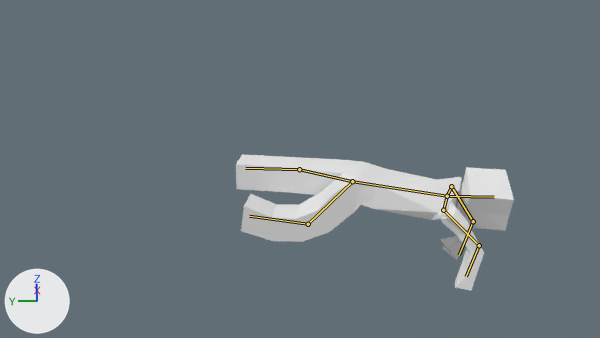
An edit to the Blender file game_rsrc/common/mesh/default_player.blend, drawn before and after from the same camera.
Before and after are seen from the file's camera 'Camera'. Lighting does not change. The marker at lower left points along +X, +Y and +Z. Both versions are drawn at frame 1 of the action 'PoseLib'; the numbers are the values there. The bones that bend it are drawn over the model as lines.

In view in the first picture: 'PolySphere'.
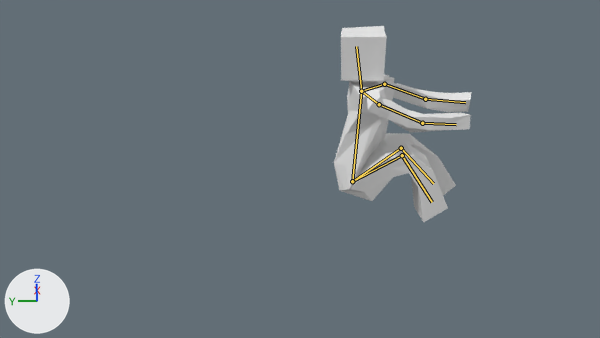
What the commit changed:
Bone 'Bone' (bone_bone) turns from (-10, -5, -1) to (16, -5, -89) degrees about its own x, y and z.
Bone 'Bone.001' (bone_bone_001) turns from (0, 0, 0) to (2, 2, 5) degrees about its own x, y and z.
Bone 'Bone.002' (bone_bone_002) turns from (19, -58, -144) to (29, -2, -74) degrees about its own x, y and z.
Bone 'Bone.003' (bone_bone_003) turns from (38, 1, 43) to (0, 13, -15) degrees about its own x, y and z.
Bone 'Bone.004' (bone_bone_004) turns from (-9, 25, -6) to (8, 23, 4) degrees about its own x, y and z.
Bone 'Bone.006' (bone_bone_006) turns from (0, 0, 0) to (-14, -6, -41) degrees about its own x, y and z.
Bone 'Bone.007' (bone_bone_007) turns from (-169, 54, 45) to (-15, 10, -74) degrees about its own x, y and z.
Bone 'Bone.008' (bone_bone_008) turns from (-67, -39, 10) to (14, -14, -21) degrees about its own x, y and z.
Bone 'Bone.009' (bone_bone_009) turns from (0, 0, 0) to (55, 18, 160) degrees about its own x, y and z.
Bone 'Bone.010' (bone_bone_010) turns from (0, 0, 0) to (2, -5, 76) degrees about its own x, y and z.
Bone 'Bone.011' (bone_bone_011) turns from (1, 12, -36) to (-38, 9, 138) degrees about its own x, y and z.
Bone 'Bone.012' (bone_bone_012) turns from (-2, 3, 46) to (-8, -2, 97) degrees about its own x, y and z.

Location of each change, (x1, y1, x2, y2) in pixels of the pictures (600 x 338 px):
'PolySphere', posed (50% narrower, 43% taller): before (236, 154, 514, 291); after (334, 26, 472, 222)
bone 'Bone', root to tip: before (352, 181) to (447, 196); after (352, 181) to (361, 91)
bone 'Bone.001', root to tip: before (447, 196) to (451, 186); after (361, 91) to (384, 84)
bone 'Bone.002', root to tip: before (451, 186) to (473, 221); after (384, 84) to (425, 99)
bone 'Bone.003', root to tip: before (473, 221) to (459, 255); after (425, 99) to (465, 102)
bone 'Bone.004', root to tip: before (447, 196) to (494, 197); after (361, 91) to (356, 46)
bone 'Bone.006', root to tip: before (447, 196) to (443, 210); after (361, 91) to (379, 104)
bone 'Bone.007', root to tip: before (443, 210) to (479, 245); after (379, 104) to (422, 123)
bone 'Bone.008', root to tip: before (479, 245) to (466, 276); after (422, 123) to (456, 124)
bone 'Bone.009', root to tip: before (352, 181) to (299, 169); after (352, 181) to (401, 148)
bone 'Bone.010', root to tip: before (299, 169) to (245, 168); after (401, 148) to (433, 183)
bone 'Bone.011', root to tip: before (352, 181) to (308, 224); after (352, 181) to (402, 155)
bone 'Bone.012', root to tip: before (308, 224) to (249, 216); after (402, 155) to (432, 202)
